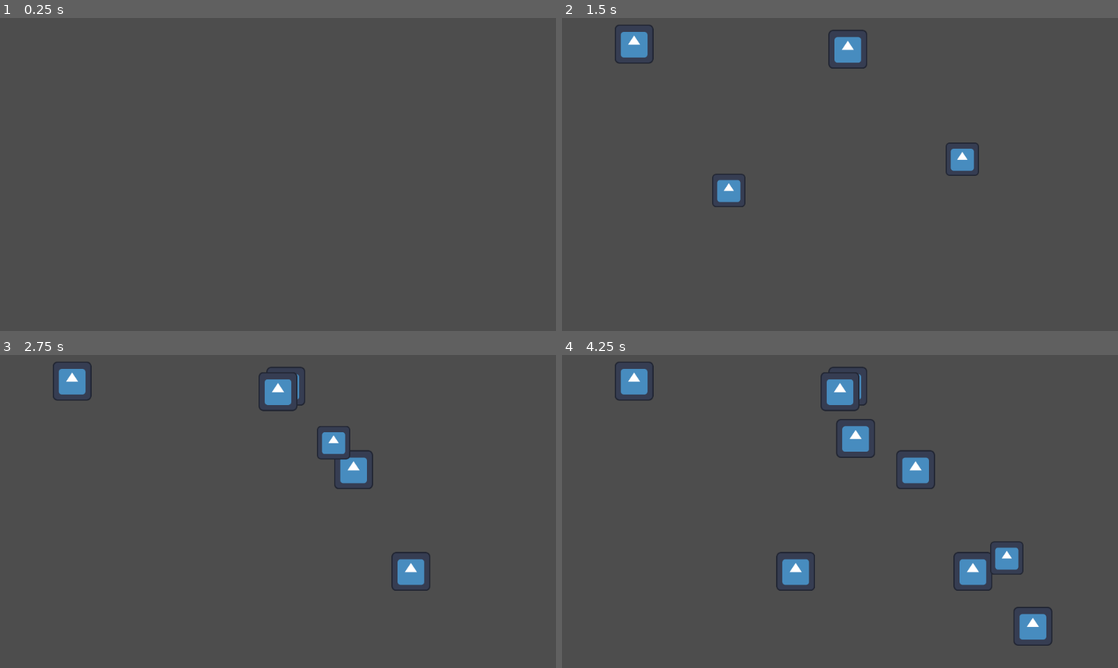
Above: before the commit, frames 1-4 (two rows, left to right).
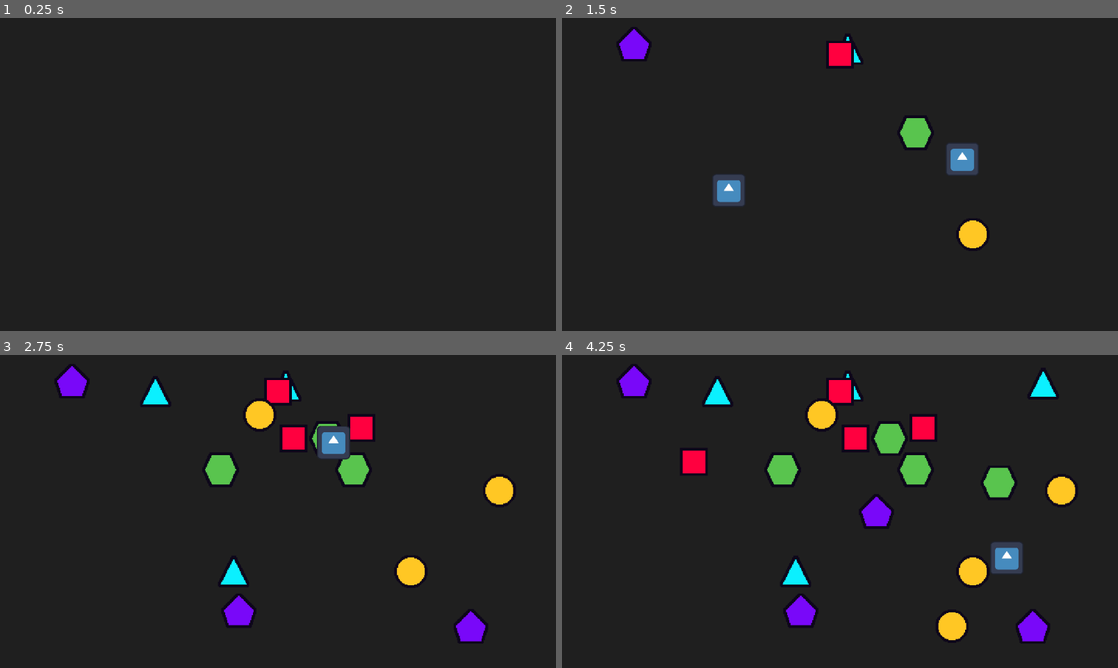
Above: after the commit, the same moments.

Repository: SpicyTime/BlastForge
Game: Godot game, scene res://main/main.tscn
The game is run twice, just before and just after one commit, with the same random seed, the same clock (stepped at 60 frames per second) and the same inputs. The engine's default icon, where the game draws it, is replaced by a stand-in: a white triangle on a blue panel in a dark square.
Inputs (mouse positions are in pixels of both pictures, inside the frame that each line leads up to):
- Up to frame 1 (0.25 s): no input
- Up to frame 2 (1.5 s): tap Enter at 0.5 s; move the mouse to (962, 158) at 0.52 s; click (962, 158) at 0.6 s; move the mouse to (728, 190) at 1.27 s; click (728, 190) at 1.35 s
- Up to frame 3 (2.75 s): move the mouse to (333, 442) at 2.02 s; click (333, 442) at 2.1 s
- Up to frame 4 (4.25 s): move the mouse to (812, 574) at 2.77 s; click (812, 574) at 2.85 s; move the mouse to (1006, 558) at 3.52 s; click (1006, 558) at 3.6 s

The runs differ from the first frame. In frame 1, 100% of the frame differs, in the area x 0-100%, y 0-100%; in frame 2, 99%; in frame 3, 99%; in frame 4, 99%.

Commit message:
Drew and added the shape sprites

Diff:
--- a/breakables/breakable.gd
+++ b/breakables/breakable.gd
@@ -7,4 +7,4 @@
 func _ready() -> void:
 	var collision_shape: Shape2D = shape_component.get_shape_collider()
 	hurtbox_collider.shape = collision_shape
-	#breakable_sprite.texture = shape_component.get_shape_texture()
+	breakable_sprite.texture = shape_component.get_shape_texture()
--- a/breakables/breakable.tscn
+++ b/breakables/breakable.tscn
@@ -7,7 +7,8 @@
 [sub_resource type="CircleShape2D" id="CircleShape2D_srh6f"]
 
 [node name="Breakable" type="Node2D"]
-scale = Vector2(0.35, 0.35)
+light_mask = 3
+visibility_layer = 3
 script = ExtResource("1_srh6f")
 
 [node name="BreakableSprite" type="Sprite2D" parent="."]
--- a/breakables/shape_resources/circle_shape.tres
+++ b/breakables/shape_resources/circle_shape.tres
@@ -1,10 +1,12 @@
-[gd_resource type="Resource" script_class="ShapeData" load_steps=3 format=3 uid="uid://bq80ha4x1vdco"]
+[gd_resource type="Resource" script_class="ShapeData" load_steps=4 format=3 uid="uid://bq80ha4x1vdco"]
 
 [ext_resource type="Script" uid="uid://db71gp8sseu3x" path="res://breakables/shape_data.gd" id="1_fyoe0"]
 [ext_resource type="Shape2D" uid="uid://dc3er24rdufh0" path="res://breakables/collision_shapes/circle_collision_shape.tres" id="2_m5jgh"]
+[ext_resource type="Texture2D" uid="uid://chlaa86y6pc82" path="res://breakables/sprites/circle_sprite.png" id="3_6iiqw"]
 
 [resource]
 script = ExtResource("1_fyoe0")
+shape_texture = ExtResource("3_6iiqw")
 shape_type = 4
 shape_collider = ExtResource("2_m5jgh")
 metadata/_custom_type_script = "uid://db71gp8sseu3x"
--- a/breakables/shape_resources/hexagon_shape.tres
+++ b/breakables/shape_resources/hexagon_shape.tres
@@ -1,10 +1,12 @@
-[gd_resource type="Resource" script_class="ShapeData" load_steps=3 format=3 uid="uid://cjo0qbe10xkb2"]
+[gd_resource type="Resource" script_class="ShapeData" load_steps=4 format=3 uid="uid://cjo0qbe10xkb2"]
 
 [ext_resource type="Script" uid="uid://db71gp8sseu3x" path="res://breakables/shape_data.gd" id="1_puo7r"]
 [ext_resource type="Shape2D" uid="uid://cvadht8monape" path="res://breakables/collision_shapes/hexagon_collision_shape.tres" id="2_vof0r"]
+[ext_resource type="Texture2D" uid="uid://br14sw8nnrnhq" path="res://breakables/sprites/hexagon_sprite.png" id="3_a5j1d"]
 
 [resource]
 script = ExtResource("1_puo7r")
+shape_texture = ExtResource("3_a5j1d")
 shape_type = 3
 shape_collider = ExtResource("2_vof0r")
 metadata/_custom_type_script = "uid://db71gp8sseu3x"
--- a/breakables/shape_resources/pentagon_shape.tres
+++ b/breakables/shape_resources/pentagon_shape.tres
@@ -1,10 +1,12 @@
-[gd_resource type="Resource" script_class="ShapeData" load_steps=3 format=3 uid="uid://c8bp7ael7mw6k"]
+[gd_resource type="Resource" script_class="ShapeData" load_steps=4 format=3 uid="uid://c8bp7ael7mw6k"]
 
 [ext_resource type="Script" uid="uid://db71gp8sseu3x" path="res://breakables/shape_data.gd" id="1_0hbx0"]
 [ext_resource type="Shape2D" uid="uid://bynlm5jenbb17" path="res://breakables/collision_shapes/pentagon_collision_shape.tres" id="2_h36yj"]
+[ext_resource type="Texture2D" uid="uid://eunbspx7e3wp" path="res://breakables/sprites/pentagon_sprite.png" id="3_dmust"]
 
 [resource]
 script = ExtResource("1_0hbx0")
+shape_texture = ExtResource("3_dmust")
 shape_type = 2
 shape_collider = ExtResource("2_h36yj")
 metadata/_custom_type_script = "uid://db71gp8sseu3x"
--- a/breakables/shape_resources/square_shape.tres
+++ b/breakables/shape_resources/square_shape.tres
@@ -1,10 +1,12 @@
-[gd_resource type="Resource" script_class="ShapeData" load_steps=3 format=3 uid="uid://cnycsu4tmcg3e"]
+[gd_resource type="Resource" script_class="ShapeData" load_steps=4 format=3 uid="uid://cnycsu4tmcg3e"]
 
 [ext_resource type="Script" uid="uid://db71gp8sseu3x" path="res://breakables/shape_data.gd" id="1_ku7xd"]
 [ext_resource type="Shape2D" uid="uid://5kc065x6d5o1" path="res://breakables/collision_shapes/square_collision_shape.tres" id="2_ig4d2"]
+[ext_resource type="Texture2D" uid="uid://dm1ka35uygdrd" path="res://breakables/sprites/square_sprite.png" id="3_j3yu3"]
 
 [resource]
 script = ExtResource("1_ku7xd")
+shape_texture = ExtResource("3_j3yu3")
 shape_type = 1
 shape_collider = ExtResource("2_ig4d2")
 metadata/_custom_type_script = "uid://db71gp8sseu3x"
--- a/breakables/shape_resources/triangle_shape.tres
+++ b/breakables/shape_resources/triangle_shape.tres
@@ -1,9 +1,11 @@
-[gd_resource type="Resource" script_class="ShapeData" load_steps=3 format=3 uid="uid://b3cbcvl8liiky"]
+[gd_resource type="Resource" script_class="ShapeData" load_steps=4 format=3 uid="uid://b3cbcvl8liiky"]
 
 [ext_resource type="Script" uid="uid://db71gp8sseu3x" path="res://breakables/shape_data.gd" id="1_82isx"]
 [ext_resource type="Shape2D" uid="uid://82yjdnrv6lqq" path="res://breakables/collision_shapes/triangle_collision_shape.tres" id="2_w8wc2"]
+[ext_resource type="Texture2D" uid="uid://dgqwej8vqbje8" path="res://breakables/sprites/triangle_sprite.png" id="3_k0qfp"]
 
 [resource]
 script = ExtResource("1_82isx")
+shape_texture = ExtResource("3_k0qfp")
 shape_collider = ExtResource("2_w8wc2")
 metadata/_custom_type_script = "uid://db71gp8sseu3x"
--- a/game/breakable_spawner.gd
+++ b/game/breakable_spawner.gd
@@ -4,10 +4,14 @@
 
 func _process(delta: float) -> void:
 	time_passed += delta
-	if time_passed >= 0.5:
+	if time_passed >= 0.9:
 		time_passed = 0.0
 		var breakable_position: Vector2 = choose_random_pos(-275, 275, -150, 150)
-		spawn_breakable(breakable_position, "triangle")
+		spawn_breakable(breakable_position, "pentagon")
+		spawn_breakable(choose_random_pos(-275, 275, -150, 150), "triangle")
+		spawn_breakable(choose_random_pos(-275, 275, -150, 150), "square")
+		spawn_breakable(choose_random_pos(-275, 275, -150, 150), "circle")
+		spawn_breakable(choose_random_pos(-275, 275, -150, 150), "hexagon")
 
 
 func spawn_breakable(spawn_position: Vector2, shape_name: String) -> Breakable:
--- a/project.godot
+++ b/project.godot
@@ -44,5 +44,10 @@
 
 [rendering]
 
+textures/canvas_textures/default_texture_filter=0
 renderer/rendering_method="gl_compatibility"
 renderer/rendering_method.mobile="gl_compatibility"
+environment/ssao/quality=0
+viewport/hdr_2d=true
+environment/glow/upscale_mode=0
+environment/defaults/default_clear_color=Color(0.1254902, 0.1254902, 0.1254902, 1)
Binary file added: breakables/sprites/circle_sprite.png
Binary file added: breakables/sprites/hexagon_sprite.png
Binary file added: breakables/sprites/pentagon_sprite.png
Binary file added: breakables/sprites/square_sprite.png
Binary file added: breakables/sprites/triangle_sprite.png
